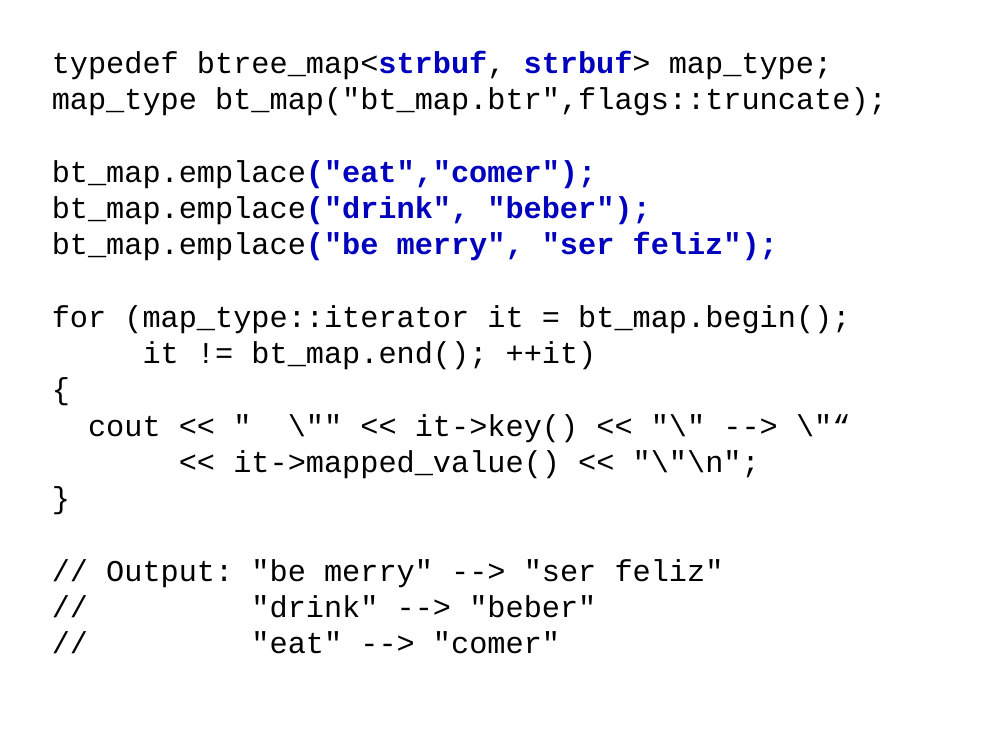
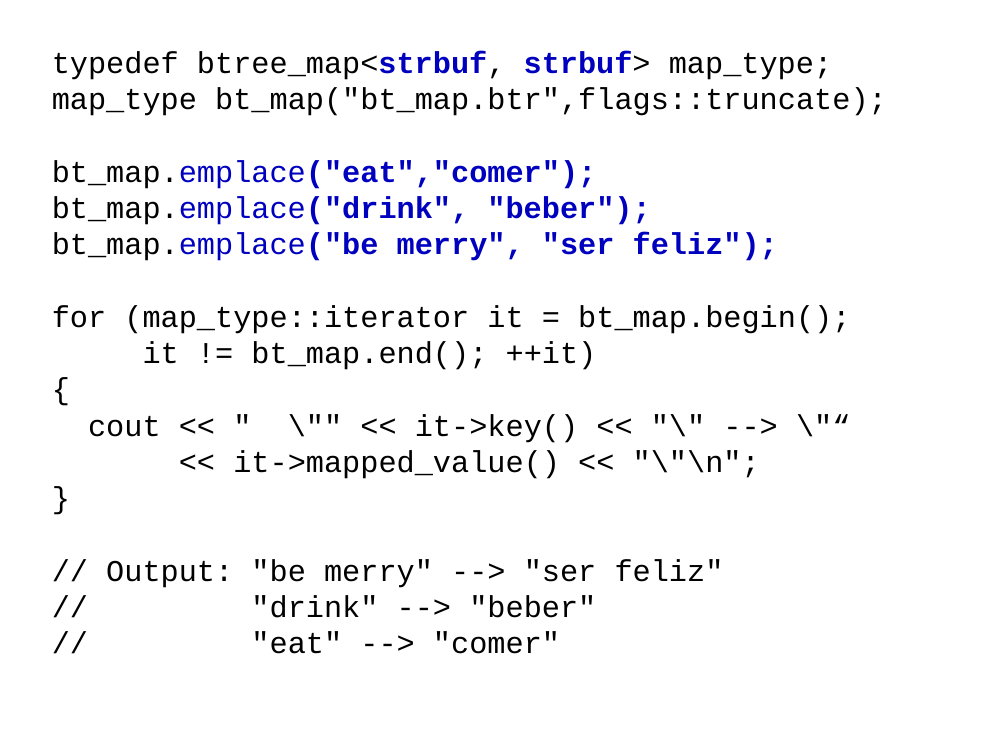
Before and after one commit to Beman/btree, a slide deck: slide 22 of libs/btree/doc/Proposed-B-tree-library.ppt (slide 21 before the commit). Drawn at 1008x756 pixels with LibreOffice and Linux fonts; fonts in the diff are those of the drawing; background and template pictures are left out. Boxes give left, top, right and bottom in pixels: in the first picture for what was removed or moved away, otherwise in the second. Text is boxed around its words. In the diff, an @@ line names an element or a change of style, - is before the commit and + after.

```diff
--- a/libs/btree/doc/Proposed-B-tree-library.ppt
+++ b/libs/btree/doc/Proposed-B-tree-library.ppt
@@ text at <box>52,160,778,261</box>: text colour #000000 to #0000BF in "bt_map.emplace("eat","comer");", "bt_map.emplace("drink",", "bt_map.emplace("be" @@
```
Also in this commit, not shown: 1 other slide changed, 1 slide added.
